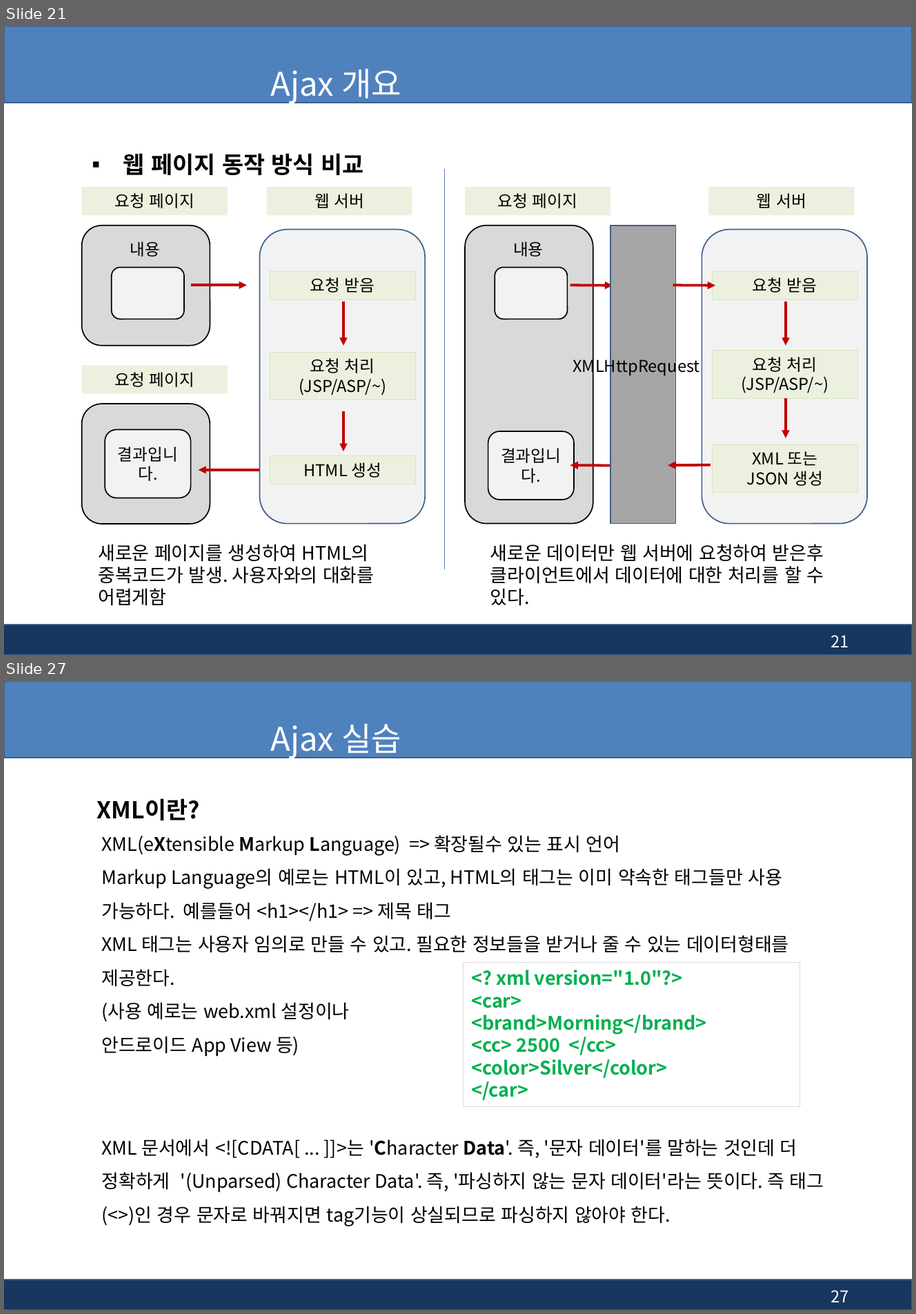
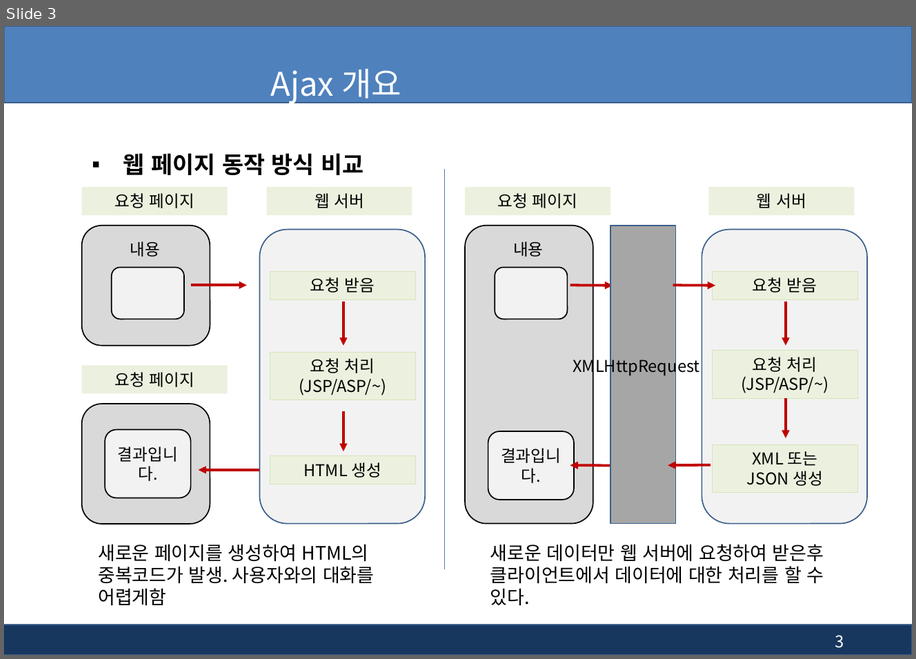
Before and after one commit to pshho/ngreen_project, a slide deck: jspWorks/자료/jsp_ppt/13장. jsp - 부트스트랩(Bootstrap), Ajax.pptx. Shown one above the other, each under a label of ours: slides 21 and 27 before the commit, slide 3 after it; the slides between them are not shown. The pictures are 916x1314 and 916x659 pixels, drawn with LibreOffice and Linux fonts; fonts in the diff are those of the drawing; background and template pictures are left out. Boxes give left, top, right and bottom in pixels: in the first picture for what was removed or moved away, otherwise in the second. Text is boxed around its words. In the diff, an @@ line names an element or a change of style, - is before the commit and + after.

```diff
--- a/jspWorks/자료/jsp_ppt/13장. jsp - 부트스트랩(Bootstrap), Ajax.pptx
+++ b/jspWorks/자료/jsp_ppt/13장. jsp - 부트스트랩(Bootstrap), Ajax.pptx
@@ slide 27 removed at [4, 681, 912, 1310], background #FFFFFF; not listed: 2 template elements that a slide beside it also shows @@
@@ title removed at [271, 724, 401, 759] @@
-Ajax 실습
@@ text removed at [97, 798, 200, 820] @@
-XML이란?
@@ text removed at [101, 835, 789, 1056] @@
-XML(eXtensible Markup Language) => 확장될수 있는 표시 언어
-Markup Language의 예로는 HTML이 있고, HTML의 태그는 이미 약속한 태그들만 사용 가능하다. 예를들어 <h1></h1> => 제목 태그
-XML 태그는 사용자 임의로 만들 수 있고. 필요한 정보들을 받거나 줄 수 있는 데이터형태를 제공한다.
-(사용 예로는 web.xml 설정이나
-안드로이드 App View 등)
@@ rectangle removed at [464, 963, 800, 1107] @@
-<? xml version="1.0"?>
-<car>
-<brand>Morning</brand>
-<cc> 2500 </cc>
-<color>Silver</color>
-</car>
@@ text removed at [102, 1138, 824, 1226] @@
-XML 문서에서 <![CDATA[ ... ]]>는 'Character Data'. 즉, '문자 데이터'를 말하는 것인데 더 정확하게 '(Unparsed) Character Data'. 즉, '파싱하지 않는 문자 데이터'라는 뜻이다. 즉 태그(<>)인 경우 문자로 바꿔지면 tag기능이 상실되므로 파싱하지 않아야 한다.
@@ page number removed at [831, 1290, 849, 1302] @@
-27
@@ what was slide 21 is now slide 3 @@
@@ page number at [835, 635, 844, 648]: text changed @@
-21
+3
```
Also in this commit, not shown: 6 slides changed, 3 slides added, 8 other slides removed, 17 other files.
